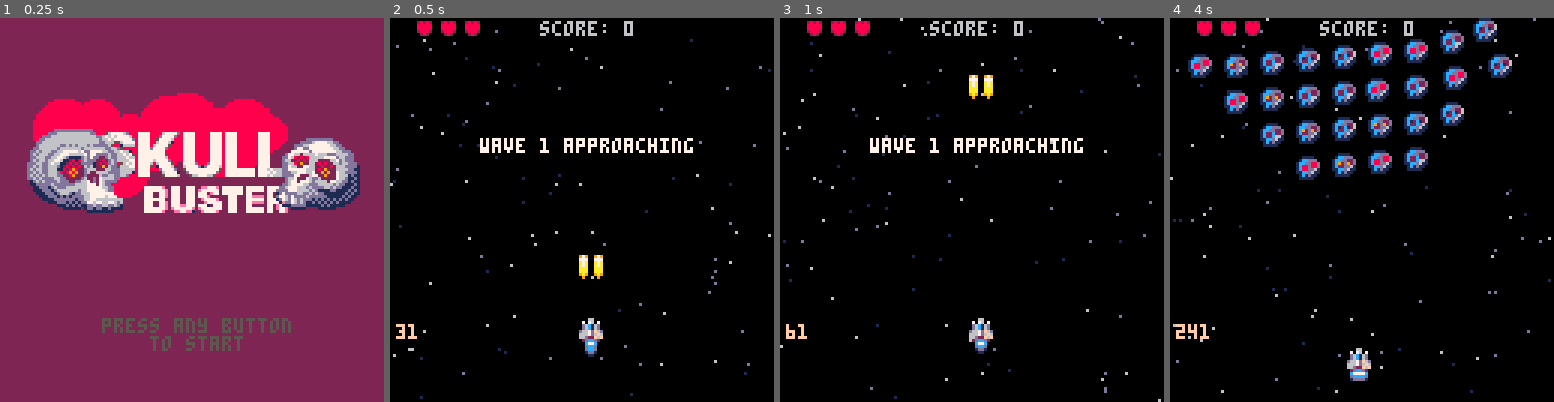
Above: before the commit, frames 1-4 (left to right).
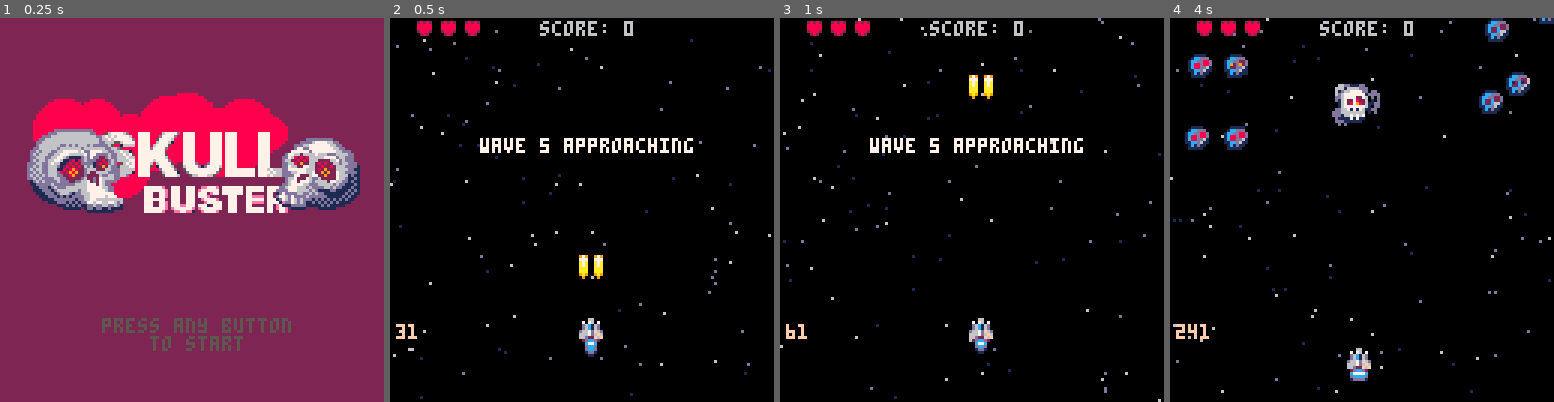
Above: after the commit, the same moments.

Repository: jimmac/pico-shed
Game: PICO-8 cartridge shmup.p8
Same seed, same stepped clock (60 frames per second), same inputs: the game is played once before the commit and once after it.
Inputs:
- Up to frame 1 (0.25 s): no input
- Up to frame 2 (0.5 s): tap X (X key) at 0.33 s
- Up to frame 3 (1 s): tap O (Z key) at 0.7 s
- Up to frame 4 (4 s): tap X (X key) at 1.07, 1.85, 2.97 s; hold Right 1.6-2.1 s; tap O (Z key) every 0.4 s from 1.7 to 3.7 s; hold Up 2.15-2.42 s; hold Right 2.47-3.03 s; hold Left 3.08-3.58 s; hold Down 3.63-3.97 s

Frame 1 is identical in both runs. In frame 2, less than 0.1% of the frame differs, in the area x 39-42%, y 31-35%; in frame 3, less than 0.1%; in frame 4, 10%, in the area x 3-100%, y 0-43%.

Commit message:
make room for boss

Diff:
--- a/shmup.p8
+++ b/shmup.p8
@@ -54,7 +54,7 @@
 	mode="wavetext"
 	flash=0
 	firet=0
-	wave=0
+	wave=4
 	nextwave()
 	wavet=160
 	nextfire=300
@@ -718,7 +718,7 @@
 function nextwave()
  wave+=1
 
- if wave>5 then
+ if wave>6 then
 	 mode="youwin"
 	 lockout=t+30
 	 music(24)
@@ -769,6 +769,11 @@
 		 {1,1,0,0,0,0,0,0,1,1},
 			{0,0,0,0,6,0,0,0,0,0},
 			{1,1,0,0,0,0,0,0,1,1}
+		})
+		sfx(35)
+	else --boss
+		placen({
+			{0,0,0,0,0,0,0,1,1,1}
 		})
 		sfx(35)
 	end
@@ -965,8 +970,8 @@
   --miniboss
 	  myen.sy=0.1
 	  if t>nextfire then
- 	  nextfire=t+20
-		  efirespread(myen,8,1)
+ 	  nextfire=t+30
+		  efirespread(myen,8,.8)
 			end
 	  if myen.y>100 then
 	  	myen.sy=1
@@ -1019,7 +1024,6 @@
 
 	if myen.mission=="protec" then
 		efire(myen,0,1) --default down
-		--efirespread(myen,8,1)
 	end
 end
 __gfx__
